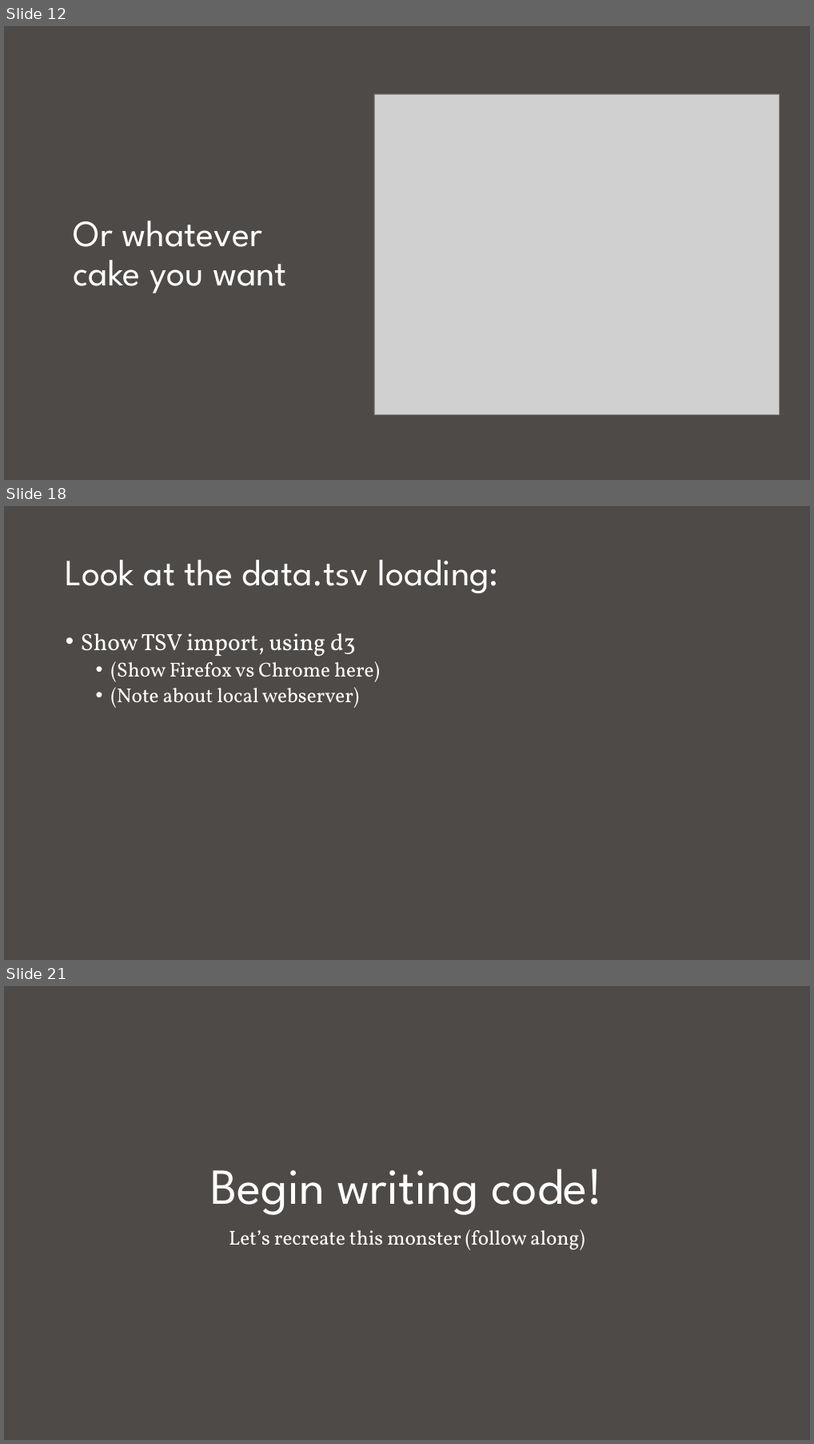
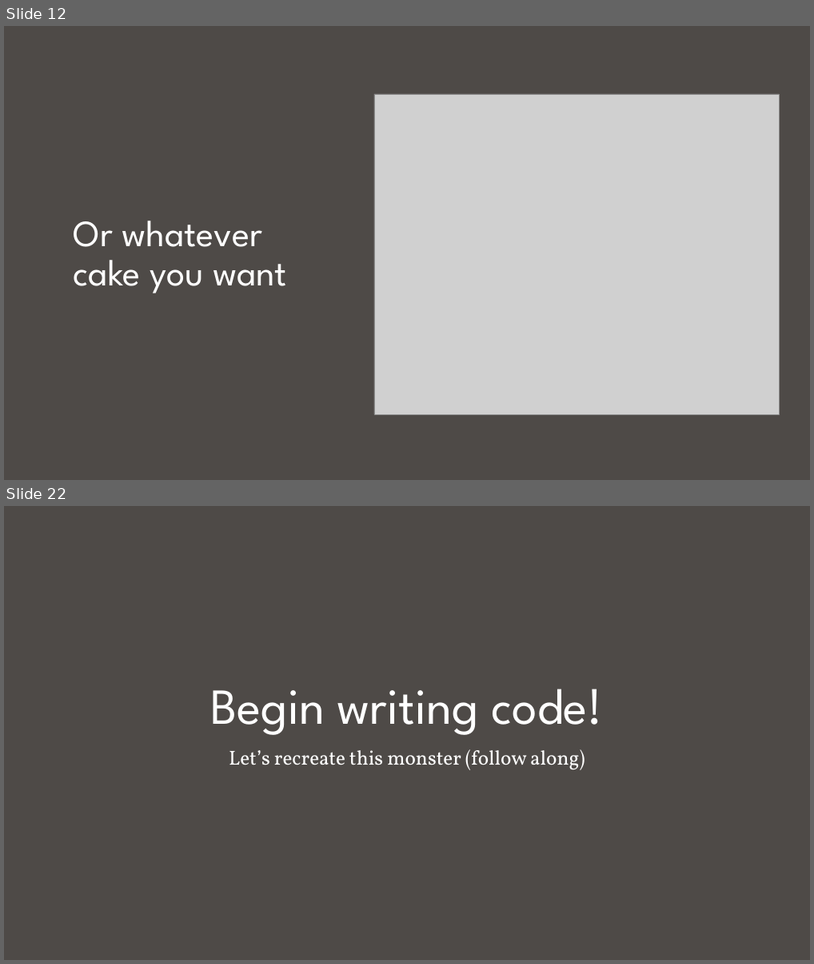
Before and after one commit to nuitrcs/Intro_to_d3_workshop, a slide deck: Introduction to D3.pptx. Shown one above the other, each under a label of ours: slides 12, 18 and 21 before the commit, slides 12 and 22 after it; the slides between them are not shown. The pictures are 814x1444 and 814x964 pixels, drawn with LibreOffice and Linux fonts; fonts in the diff are those of the drawing; grey boxes stand for pictures. Boxes give left, top, right and bottom in pixels: in the first picture for what was removed or moved away, otherwise in the second. Text is boxed around its words. In the diff, an @@ line names an element or a change of style, - is before the commit and + after.

```diff
--- a/Introduction to D3.pptx
+++ b/Introduction to D3.pptx
@@ slide 18 removed at (x1=4, y1=506, x2=810, y2=960), background #4E4A47 @@
@@ title removed at (x1=66, y1=560, x2=498, y2=593) @@
-Look at the data.tsv loading:
@@ text removed at (x1=81, y1=633, x2=380, y2=708) @@
-• Show TSV import, using d3
-  • (Show Firefox vs Chrome here)
-  • (Note about local webserver)
@@ what was slide 21 is now slide 22 @@
```
Also in this commit, not shown: 8 slides changed, 2 slides added.
